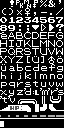
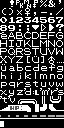
Layer changes from the first 64px x 128px image to the second:
painted on "Background" over (57, 56, 64, 63)
